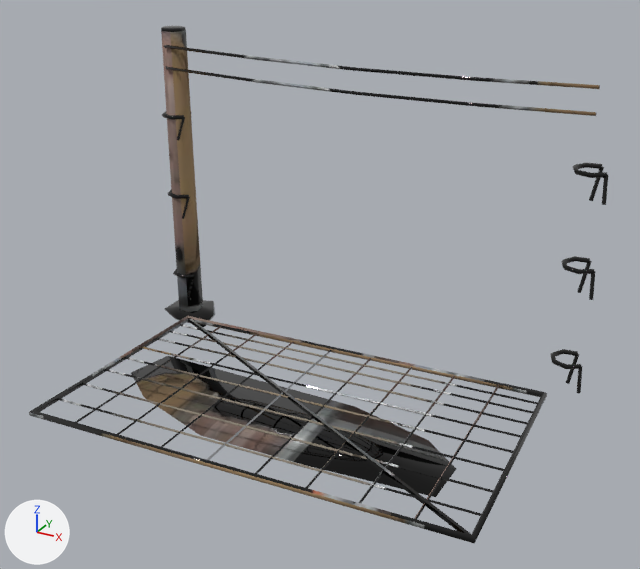
An edit to the glTF model assets/3d/fire/pen_fence_cut_open.glb, drawn before and after from the same camera.
One viewpoint serves both versions: a 50 mm camera at (4.02, -5.16, 3.07) aimed at (1.65, -0.85, 0.91). The lights are fixed; the arrows at lower left show +X, +Y and +Z. The older version comes first. Vertices at exactly the same position are counted once.

The first picture shows 'pen_fence_cut_open'.
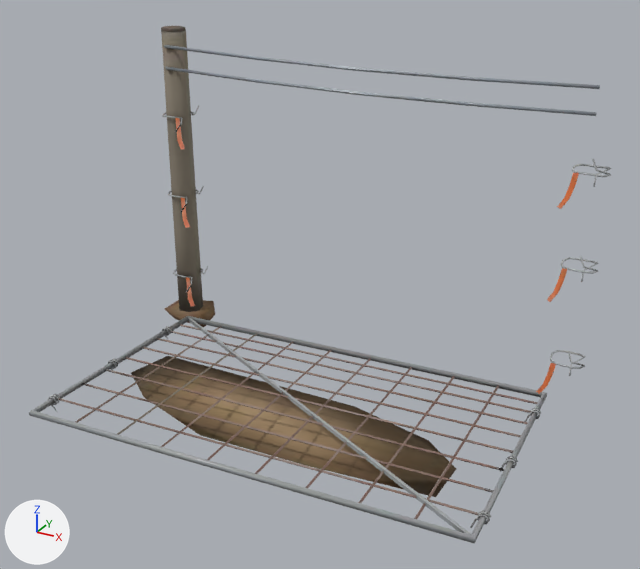
Boxes [x1, y1, x2, y2] around the edits, measured in the pictures (640 x 569 px):
'pen_fence_cut_open', reshaped
    before: [29, 26, 608, 543]
    after: [29, 26, 611, 543]
part 1 of me_pen_fence_cut_open, built on
    before: [162, 111, 195, 297]
    after: [107, 105, 208, 369]
part 2 of me_pen_fence_cut_open, reshaped
    before: [550, 163, 608, 393]
    after: [529, 158, 611, 419]
part 3 of me_pen_fence_cut_open, added
    after: [476, 456, 518, 524]
part 4 of me_pen_fence_cut_open, added
    after: [47, 394, 61, 405]
part 5 of me_pen_fence_cut_open, surface changed
    both: [29, 26, 600, 543]

Diff of the bpy script that builds the scene:
```diff
--- a/assets/3d/fire/pen_fence_cut_open.glb.py
+++ b/assets/3d/fire/pen_fence_cut_open.glb.py
@@ me_pen_fence_cut_open @@
 # used by ob_pen_fence_cut_open; location = (0.0, 0.0, 0.0)
-me_pen_fence_cut_open.from_pydata(...)  # 642 vertices, 1120 faces; spans x -0.21..3.12, y -1.95..0.2, z -0.07..2.22
+me_pen_fence_cut_open.from_pydata(...)  # 1452 vertices, 2668 faces; spans x -0.21..3.11, y -1.95..0.2, z -0.07..2.22
+# me_pen_fence_cut_open part 1: 32 vertices moved from x -0.12..0.1, y -0.12..0.12, z 0.15..1.6 to x 0.08..0.18, y -0.5..-0.07, z 0.04..1.6; 103 vertices removed from x -0.12..0.1, y -0.13..0.12, z 0.15..1.62; 416 vertices added at x -0.12..0.22, y -1.17..0.12, z 0.04..1.69
+# me_pen_fence_cut_open part 2: 9 vertices moved from x 3.09..3.11, y -0.11..-0.07, z 0.19..1.6 to x 3.09..3.11, y -0.07..-0.03, z 0.34..1.6; 126 vertices removed from x 2.88..3.12, y -0.13..0.12, z 0.15..1.62; 371 vertices added at x 2.85..3.11, y -0.33..0.12, z 0.04..1.69
+# me_pen_fence_cut_open part 3: 136 vertices added at x 2.91..3.02, y -1.57..-0.91, z 0.09..0.2
+# me_pen_fence_cut_open part 4: 68 vertices added at x 0.2..0.27, y -1.77..-1.7, z 0.13..0.2
+# me_pen_fence_cut_open part 5: 648 kept faces spanning x -0.21..3.01, y -1.95..0.2, z -0.07..2.22 get new texture (UV) coordinates
+# other edits to the shape of me_pen_fence_cut_open do not show in these pictures
 me_pen_fence_cut_open.materials.append(mat_pen_fence_cut_open)
```
